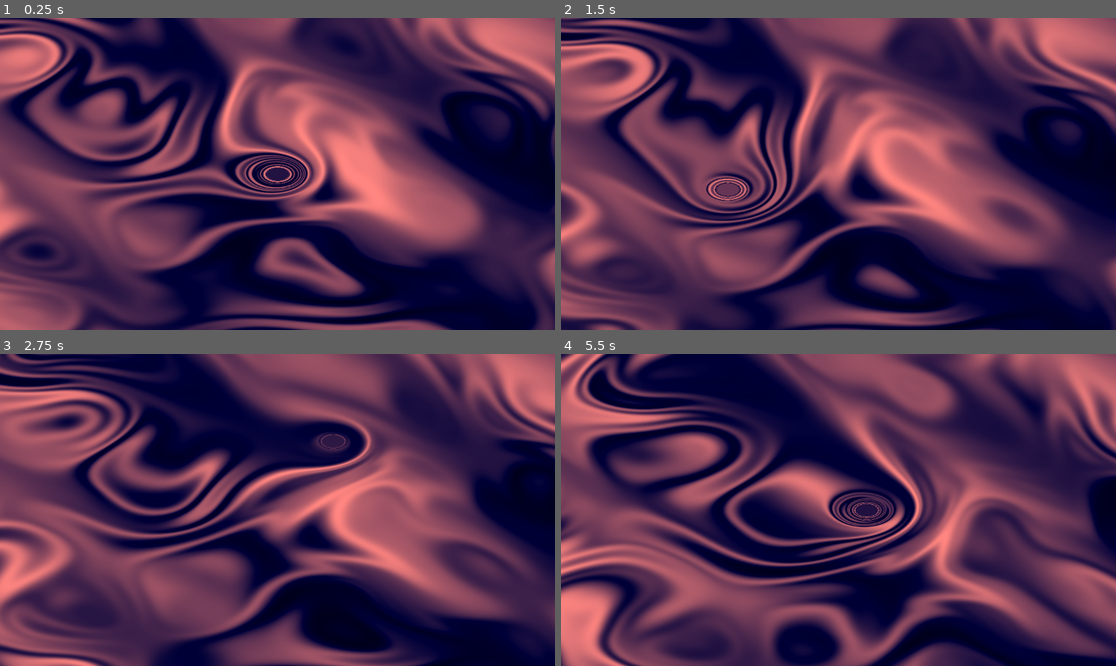
Above: before the commit, frames 1-4 (two rows, left to right).
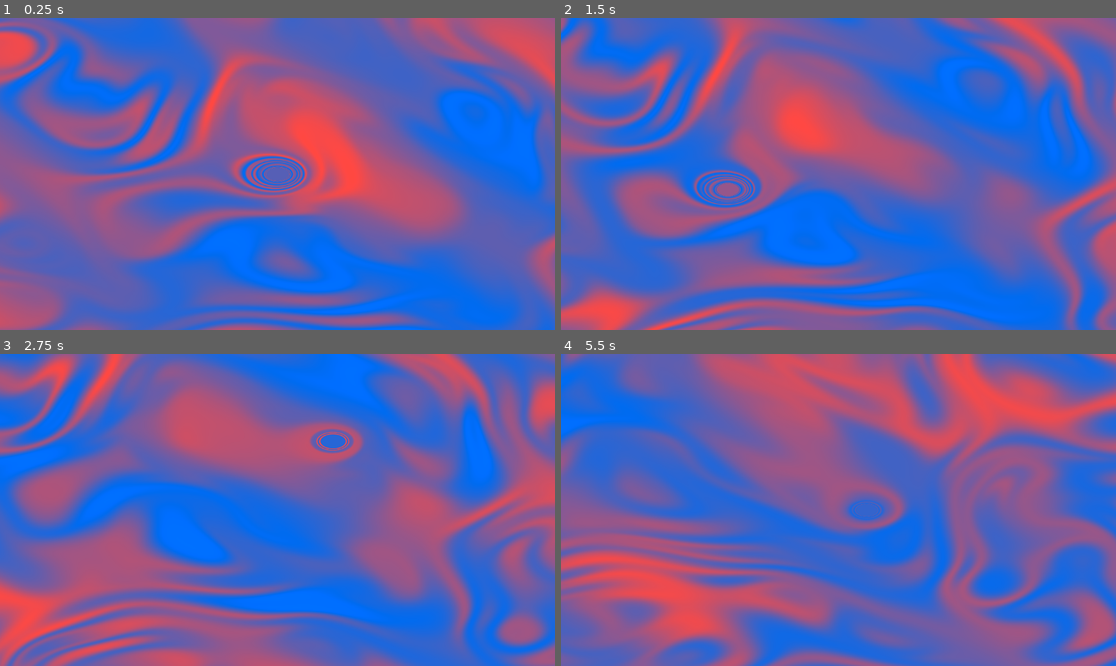
Above: after the commit, the same moments.

Repository: arrowira/godotShaderFractal
Game: Godot game, scene res://main.tscn
Same seed, same stepped clock (60 frames per second), same inputs: the game is played once before the commit and once after it.
Inputs (mouse positions are in pixels of both pictures, inside the frame that each line leads up to):
- Up to frame 1 (0.25 s): no input
- Up to frame 2 (1.5 s): move the mouse to (960, 158) at 0.52 s; move the mouse to (727, 189) at 1.27 s
- Up to frame 3 (2.75 s): move the mouse to (333, 441) at 2.02 s
- Up to frame 4 (5.5 s): move the mouse to (810, 572) at 2.77 s; move the mouse to (1005, 556) at 3.52 s; move the mouse to (672, 463) at 4.27 s; move the mouse to (866, 510) at 5.02 s

The runs differ from the first frame. In frame 1, 96% of the frame differs, in the area x 0-100%, y 0-100%; in frame 2, 99%; in frame 3, 99%; in frame 4, 100%.

Commit message:
messing around

Diff:
--- a/fractal/main.tscn
+++ b/fractal/main.tscn
@@ -5,14 +5,14 @@
 
 [sub_resource type="ShaderMaterial" id="ShaderMaterial_0xm2m"]
 shader = ExtResource("1_ig7tw")
-shader_parameter/innerColor = Color(0.3393857, 0.17831469, 0.31436306, 1)
-shader_parameter/outerColor = Color(0.8866085, 0.46127003, 0.46886104, 1)
+shader_parameter/innerColor = Color(0.4520614, 0.3579196, 0.6350573, 1)
+shader_parameter/outerColor = Color(0.999829, 0.28279814, 0.26506886, 1)
 shader_parameter/scale = 3.0
-shader_parameter/timeMod = 0.1
+shader_parameter/timeMod = 0.01
 shader_parameter/pixelation = 1.0
-shader_parameter/bold = 6.0
+shader_parameter/bold = 5.0
 shader_parameter/sharp = 100.0
-shader_parameter/moveSpeed = 0.0
+shader_parameter/moveSpeed = 20.0
 shader_parameter/focusPoint = Vector2(0.5, 0.5)
 
 [sub_resource type="ShaderMaterial" id="ShaderMaterial_h2yge"]
